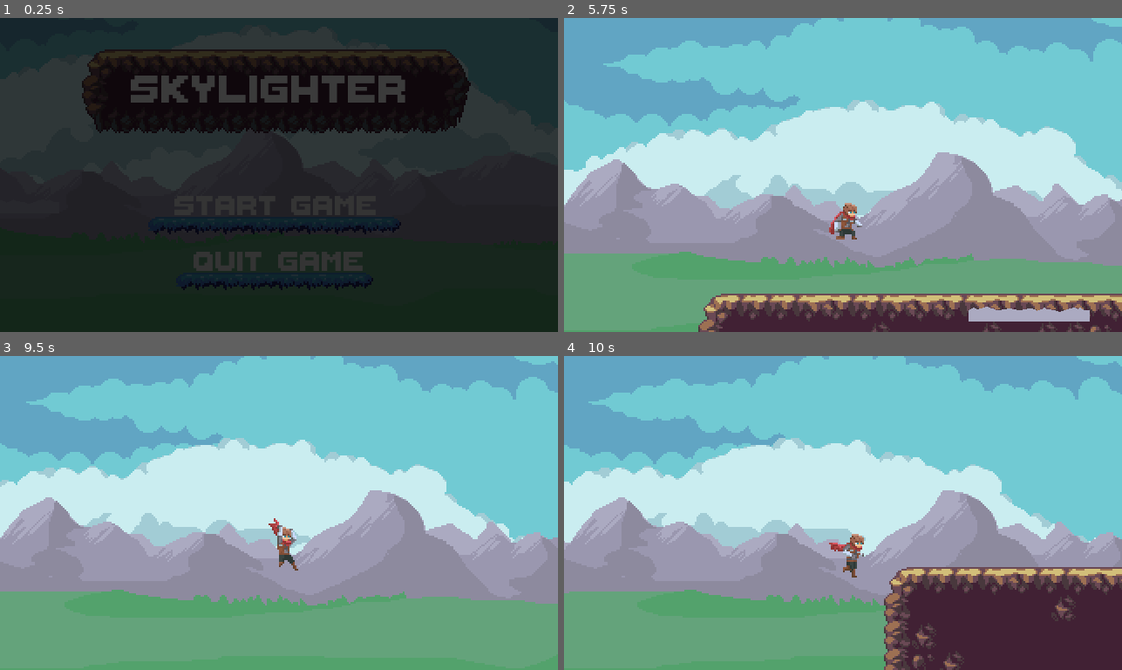
Above: before the commit, frames 1-4 (two rows, left to right).
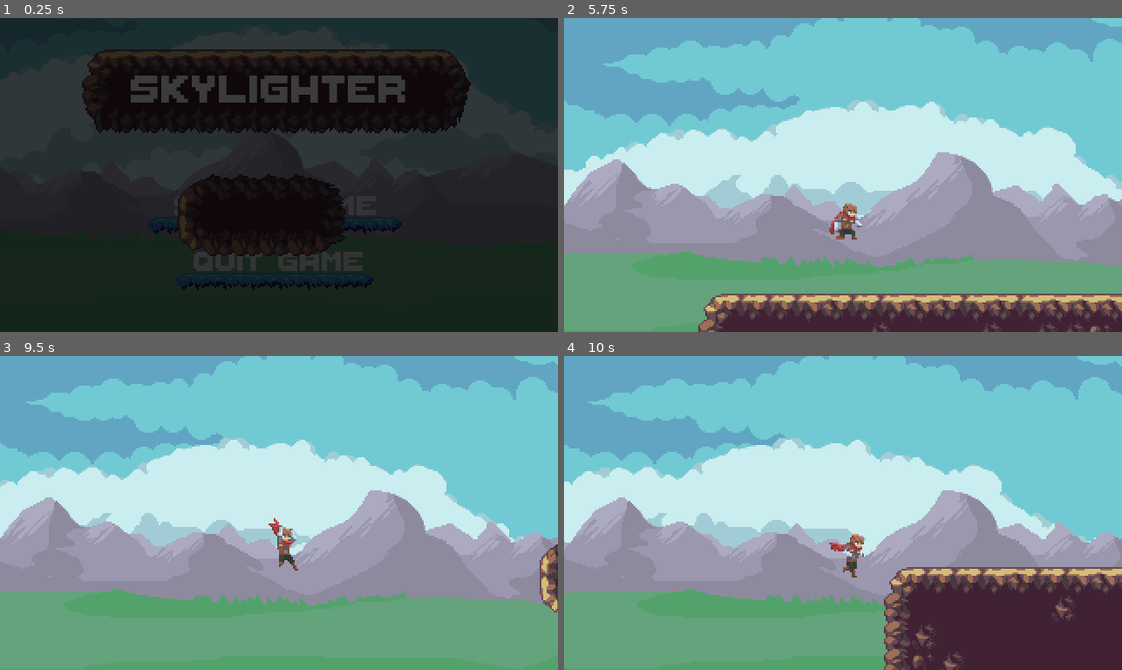
Above: after the commit, the same moments.

Repository: strangerthandev115/HackMT2024
Game: Godot game, scene res://scenes/moving_platforms/moving_platform.tscn
Same seed, same stepped clock (60 frames per second), same inputs: the game is played once before the commit and once after it. This scene is started directly instead of the project's main scene.
Inputs:
- Up to frame 1 (0.25 s): no input
- Up to frame 2 (5.75 s): click "Start Game" at 0.5 s; click "Start Game" at 1.25 s; hold Down (crouch) 2.03-2.78 s; hold Right (right) 2.03-3.53 s; tap Space (jump) at 2.27, 3.02, 4.52, 5.27 s; tap Down (crouch) at 2.85, 4.35 s; hold Left (left) 3.53-4.28 s; hold Down (crouch) 3.53-4.28 s; hold Right (right) from 4.28 s (still down); hold Down (crouch) from 5.03 s (still down)
- Up to frame 3 (9.5 s): release Right (right) at 5.78 s; release Down (crouch) at 5.78 s; hold Left (left) 5.78-6.53 s; tap Down (crouch) at 5.85, 7.35, 8.85 s; tap Space (jump) at 6.02, 7.52, 8.27, 9.02 s; hold Right (right) 6.53-7.28 s; hold Down (crouch) 6.53-7.28 s; hold Left (left) 7.28-8.78 s; hold Down (crouch) 8.03-8.78 s; hold Right (right) from 8.78 s (still down)
- Up to frame 4 (10 s): keep holding Right (right); hold Down (crouch) from 9.53 s (still down)

The runs differ from the first frame. In frame 1, 4.6% of the frame differs, in the area x 31-62%, y 49-76%; in frame 2, 0.9%; in frame 3, 0.6%; in frame 4, nothing differs.

Commit message:
fixed bug with old version

Diff:
--- a/scenes/moving_platforms/moving_platform.gd
+++ b/scenes/moving_platforms/moving_platform.gd
@@ -14,6 +14,8 @@
 		animation.speed_scale = speed_scale
 		set_process(false)
 
+
+
 # Called every frame. 'delta' is the elapsed time since the previous frame.
 func _process(delta):
 	path.progress += speed
--- a/scenes/moving_platforms/moving_platform.tscn
+++ b/scenes/moving_platforms/moving_platform.tscn
@@ -1,12 +1,34 @@
-[gd_scene load_steps=7 format=3 uid="uid://bg64gnwb7x40l"]
+[gd_scene load_steps=8 format=3 uid="uid://dxoj4mt5ykacm"]
 
 [ext_resource type="Script" path="res://scenes/moving_platforms/moving_platform.gd" id="1_1ajvf"]
-[ext_resource type="Texture2D" uid="uid://bu5vu7emei201" path="res://assets/textures/background/BGBack.png" id="2_res1y"]
+[ext_resource type="PackedScene" uid="uid://dd5yv0dmmsfqx" path="res://scenes/tilemap/tile_map.tscn" id="1_y4qys"]
 
-[sub_resource type="RectangleShape2D" id="RectangleShape2D_bimhx"]
-size = Vector2(7.46307, 69.1685)
+[sub_resource type="Curve2D" id="Curve2D_se4p0"]
+_data = {
+"points": PackedVector2Array(0, 0, 0, 0, 150, 141, 0, 0, 0, 0, 150, 21, 0, 0, 0, 0, 150, 21, 0, 0, 0, 0, 150, 141)
+}
+point_count = 4
 
-[sub_resource type="Animation" id="Animation_jlquw"]
+[sub_resource type="RectangleShape2D" id="RectangleShape2D_mpwkp"]
+
+[sub_resource type="Animation" id="Animation_13baq"]
+resource_name = "new_animation"
+length = 2.0
+loop_mode = 2
+tracks/0/type = "value"
+tracks/0/imported = false
+tracks/0/enabled = true
+tracks/0/path = NodePath("PathFollow2D:progress_ratio")
+tracks/0/interp = 1
+tracks/0/loop_wrap = true
+tracks/0/keys = {
+"times": PackedFloat32Array(0, 1, 2),
+"transitions": PackedFloat32Array(-2, -2, -2),
+"update": 0,
+"values": [0.0, 0.5, 1.0]
+}
+
+[sub_resource type="Animation" id="Animation_i0ld7"]
 length = 0.001
 tracks/0/type = "value"
 tracks/0/imported = false
@@ -21,55 +43,40 @@
 "values": [0.0]
 }
 
-[sub_resource type="Animation" id="Animation_5rvtv"]
-resource_name = "new_animation"
-length = 2.0
-loop_mode = 2
-tracks/0/type = "value"
-tracks/0/imported = false
-tracks/0/enabled = true
-tracks/0/path = NodePath("PathFollow2D:progress_ratio")
-tracks/0/interp = 1
-tracks/0/loop_wrap = true
-tracks/0/keys = {
-"times": PackedFloat32Array(0, 2),
-"transitions": PackedFloat32Array(-1.56, -1.56),
-"update": 0,
-"values": [0.0, 1.0]
-}
-
-[sub_resource type="AnimationLibrary" id="AnimationLibrary_ee51i"]
+[sub_resource type="AnimationLibrary" id="AnimationLibrary_dkoq8"]
 _data = {
-"RESET": SubResource("Animation_jlquw"),
-"new_animation": SubResource("Animation_5rvtv")
+"RESET": SubResource("Animation_i0ld7"),
+"new_animation": SubResource("Animation_13baq")
 }
 
 [node name="Path2D" type="Path2D"]
+curve = SubResource("Curve2D_se4p0")
 script = ExtResource("1_1ajvf")
-
-[node name="AnimatableBody2D" type="AnimatableBody2D" parent="."]
-position = Vector2(-1, 108)
-rotation = -1.56154
-scale = Vector2(1, 1)
-
-[node name="CollisionShape2D" type="CollisionShape2D" parent="AnimatableBody2D"]
-position = Vector2(7.62939e-06, -1.19209e-07)
-shape = SubResource("RectangleShape2D_bimhx")
-
-[node name="Sprite2D" type="Sprite2D" parent="AnimatableBody2D"]
-position = Vector2(8.99961, -0.0833293)
-rotation = 1.5643
-scale = Vector2(0.136058, 0.0821406)
-texture = ExtResource("2_res1y")
+speed = 1.5
+speed_scale = 2.0
 
 [node name="PathFollow2D" type="PathFollow2D" parent="."]
-position = Vector2(-1, 108)
-rotation = -1.56154
+position = Vector2(150, 141)
+rotation = 1.5708
+rotates = false
 
 [node name="RemoteTransform2D" type="RemoteTransform2D" parent="PathFollow2D"]
 remote_path = NodePath("../../AnimatableBody2D")
 
+[node name="AnimatableBody2D" type="AnimatableBody2D" parent="."]
+position = Vector2(150, 21)
+rotation = 1.5708
+
+[node name="CollisionShape2D" type="CollisionShape2D" parent="AnimatableBody2D"]
+rotation = -0.000341596
+shape = SubResource("RectangleShape2D_mpwkp")
+disabled = true
+
+[node name="TileMap" parent="AnimatableBody2D/CollisionShape2D" instance=ExtResource("1_y4qys")]
+rotation = 3.14043
+layer_0/tile_data = PackedInt32Array(196607, 0, 2, 131071, 0, 1, 65535, 0, 1, -1, 0, 1, -65537, 0, 1, -131073, 0, 0, 131072, 65536, 2, 65536, 65536, 1, 0, 65536, 1, -65536, 65536, 1, -131072, 65536, 1, -196608, 196608, 0, 131073, 131072, 2, 65537, 131072, 1, 1, 131072, 1, -65535, 131072, 1, -131071, 131072, 1, -196607, 131072, 0)
+
 [node name="AnimationPlayer" type="AnimationPlayer" parent="."]
 libraries = {
-"": SubResource("AnimationLibrary_ee51i")
+"": SubResource("AnimationLibrary_dkoq8")
 }
